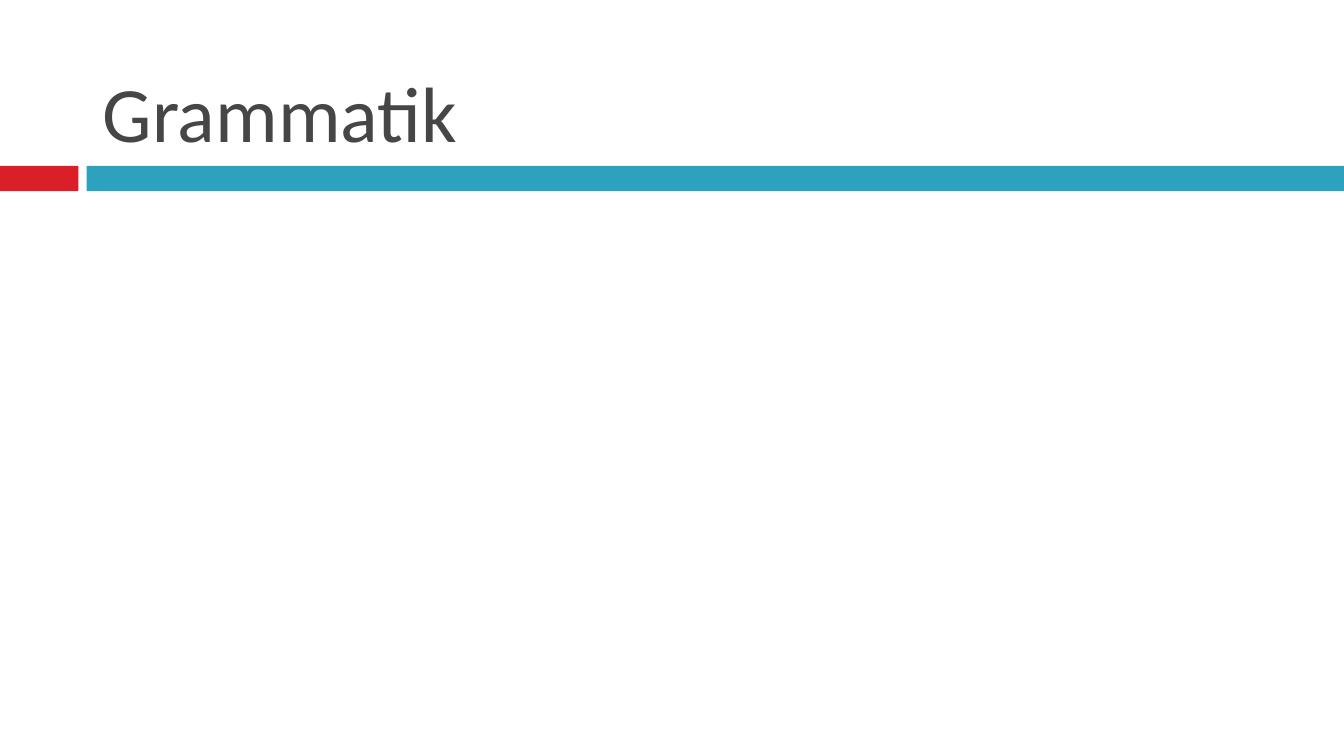
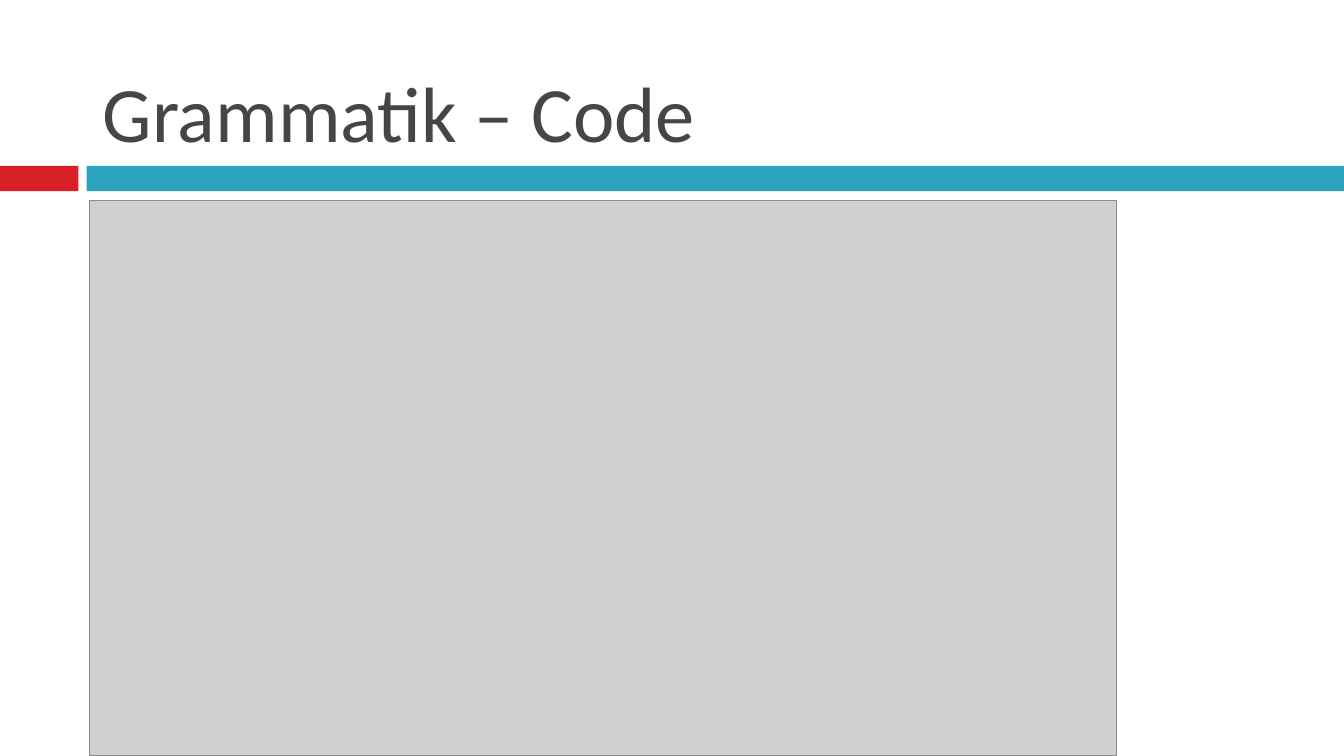
Before and after one commit to tmundt/battleship-app, a slide deck: slide 6 of battleship-android/Softwareprojekt_präsi.pptx. Drawn at 1344x756 pixels with LibreOffice and Linux fonts; fonts in the diff are those of the drawing; grey boxes stand for pictures. Boxes give left, top, right and bottom in pixels: in the first picture for what was removed or moved away, otherwise in the second. Text is boxed around its words. In the diff, an @@ line names an element or a change of style, - is before the commit and + after.

```diff
--- a/battleship-android/Softwareprojekt_präsi.pptx
+++ b/battleship-android/Softwareprojekt_präsi.pptx
@@ title at (103,87,694,143): text changed @@
-Grammatik
+Grammatik – Code
@@ picture added at (89,200,1116,756) @@
```
Also in this commit, not shown: 5 other slides changed, 3 slides added, 1 slide removed.
